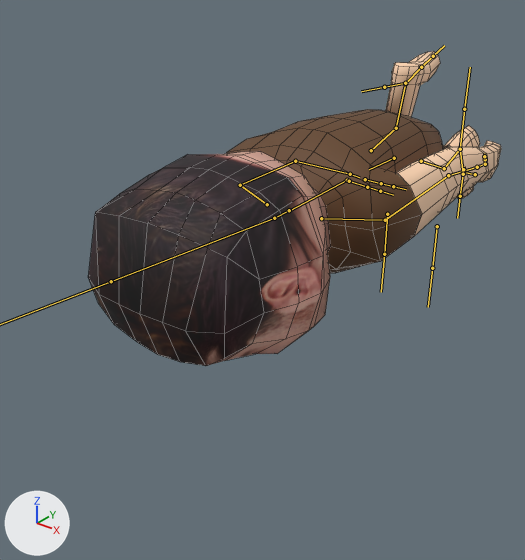
Two versions of the FBX model The-Following/Assets/Models/CharacterNr6 (2ndlegadded/Animations_Zombie2ndLeg.fbx, one commit apart.
One viewpoint serves both versions: a 50 mm camera at (1.8, -3.12, 2.28) aimed at (-0.12, -0.71, 0.79). Arrows for +X, +Y and +Z are at lower left; the lights stay in place. Both versions are drawn at frame 1 of the action 'Armature.001|CharacterAction'; the numbers are the values there. The bones that bend it are drawn over the model as lines. Mesh edges are drawn as thin lines.

The first picture shows 'Character'.
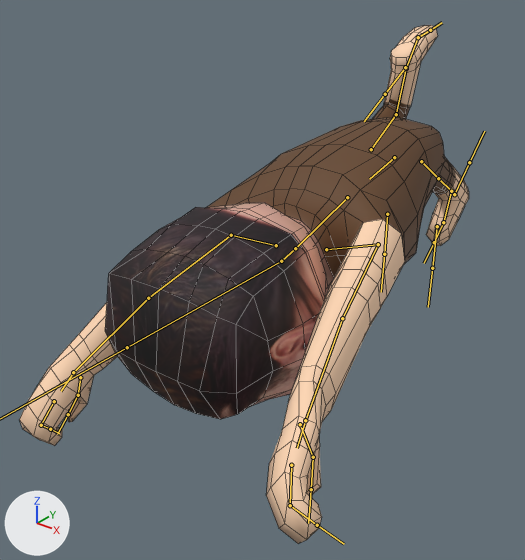
Location of each change, (x1, y1, x2, y2) in pixels of the pictures (525 x 560 px):
'Character', posed (9% wider, 65% taller)
    before: (88, 51, 501, 366)
    after: (19, 25, 469, 544)
bone 'Pelvis', root to tip
    before: (394, 158) to (369, 169)
    after: (394, 157) to (369, 179)
bone 'Chest', root to tip
    before: (347, 180) to (290, 210)
    after: (347, 197) to (296, 248)
bone 'Neck', root to tip
    before: (289, 210) to (274, 218)
    after: (295, 248) to (281, 261)
bone 'Head', root to tip
    before: (274, 218) to (111, 281)
    after: (281, 261) to (127, 347)
bone 'Shoulder.L', root to tip
    before: (321, 218) to (385, 220)
    after: (326, 249) to (378, 244)
bone 'UpperArm.L', root to tip
    before: (385, 220) to (448, 175)
    after: (378, 244) to (342, 318)
bone 'LowerArm.L', root to tip
    before: (448, 175) to (477, 167)
    after: (342, 318) to (305, 420)
bone 'Hand.L', root to tip
    before: (477, 167) to (482, 165)
    after: (305, 420) to (297, 448)
bone 'Fingers02.L', root to tip
    before: (485, 159) to (484, 156)
    after: (290, 505) to (317, 525)
bone 'Shoulder.R', root to tip
    before: (267, 204) to (240, 185)
    after: (276, 245) to (231, 235)
bone 'UpperArm.R', root to tip
    before: (240, 185) to (295, 161)
    after: (231, 235) to (148, 298)
bone 'LowerArm.R', root to tip
    before: (295, 161) to (350, 174)
    after: (148, 298) to (73, 372)
bone 'Hand.R', root to tip
    before: (350, 174) to (359, 177)
    after: (73, 372) to (61, 391)
bone 'Fingers02.R', root to tip
    before: (381, 183) to (393, 186)
    after: (41, 425) to (50, 429)
bone 'UpperLeg.L', root to tip
    before: (421, 161) to (444, 168)
    after: (421, 161) to (438, 178)
bone 'LowerLeg.L', root to tip
    before: (444, 168) to (460, 149)
    after: (438, 178) to (451, 191)
bone 'Foot.L', root to tip
    before: (460, 149) to (463, 174)
    after: (451, 191) to (443, 222)
bone 'UpperLeg.R', root to tip
    before: (371, 150) to (396, 128)
    after: (371, 149) to (396, 114)
bone 'LowerLeg.R', root to tip
    before: (396, 128) to (405, 83)
    after: (396, 114) to (406, 68)
bone 'Foot.R', root to tip
    before: (405, 83) to (421, 67)
    after: (406, 68) to (418, 37)
bone 'Toes.R', root to tip
    before: (421, 67) to (433, 56)
    after: (418, 37) to (430, 30)

What the commit changed:
Bone 'Pelvis' (bone_pelvis) moves from (0.0, -0.027, 0.0) to (0.0, -0.03, -0.001).
Bone 'Pelvis' (bone_pelvis) turns from (2, 0, 0) to (13, -2, 0) degrees about its own x, y and z.
Bone 'Chest' (bone_chest) turns from (0, 1, 0) to (0, 14, -2) degrees about its own x, y and z.
Bone 'Neck' (bone_neck) turns from (0, 0, 0) to (0, -11, 2) degrees about its own x, y and z.
Bone 'Head' (bone_head) turns from (-4, 0, 0) to (-12, 0, 0) degrees about its own x, y and z.
Bone 'Shoulder.L' (bone_shoulder_l) moves from (0.0, 0.0, 0.0) to (-0.003, -0.001, -0.001).
Bone 'Shoulder.L' (bone_shoulder_l) turns from (-3, 8, 0) to (-8, 4, 21) degrees about its own x, y and z.
Bone 'UpperArm.L' (bone_upperarm_l) turns from (1, 4, -85) to (0, -34, 55) degrees about its own x, y and z.
Bone 'LowerArm.L' (bone_lowerarm_l) turns from (18, 6, -10) to (3, 10, -3) degrees about its own x, y and z.
Bone 'Hand.L' (bone_hand_l) turns from (-3, 0, 0) to (14, -35, -6) degrees about its own x, y and z.
Bone 'Fingers02.L' (bone_fingers02_l) turns from (0, 0, 0) to (2, -8, -63) degrees about its own x, y and z.
Bone 'Shoulder.R' (bone_shoulder_r) moves from (0.0, 0.0, 0.0) to (-0.005, 0.002, 0.001).
Bone 'Shoulder.R' (bone_shoulder_r) turns from (-3, -7, 0) to (-9, -9, -22) degrees about its own x, y and z.
Bone 'UpperArm.R' (bone_upperarm_r) turns from (10, -3, 85) to (3, 23, -48) degrees about its own x, y and z.
Bone 'LowerArm.R' (bone_lowerarm_r) turns from (19, -8, 10) to (7, -2, 3) degrees about its own x, y and z.
Bone 'Hand.R' (bone_hand_r) turns from (2, 0, 0) to (10, 33, -3) degrees about its own x, y and z.
Bone 'Fingers02.R' (bone_fingers02_r) turns from (0, 0, 0) to (20, -2, 72) degrees about its own x, y and z.
Bone 'UpperLeg.L' (bone_upperleg_l) turns from (19, -4, -1) to (42, -6, -7) degrees about its own x, y and z.
Bone 'LowerLeg.L' (bone_lowerleg_l) turns from (-28, -1, -4) to (5, 0, 1) degrees about its own x, y and z.
Bone 'Foot.L' (bone_foot_l) turns from (-10, 6, -1) to (-13, 4, 5) degrees about its own x, y and z.
Bone 'UpperLeg.R' (bone_upperleg_r) turns from (-14, -1, -2) to (-18, -3, -1) degrees about its own x, y and z.
Bone 'LowerLeg.R' (bone_lowerleg_r) turns from (-72, 6, 9) to (-53, 4, 7) degrees about its own x, y and z.
Bone 'Foot.R' (bone_foot_r) turns from (-2, -6, 7) to (32, -5, 3) degrees about its own x, y and z.
Bone 'Toes.R' (bone_toes_r) turns from (-22, 0, 0) to (15, 0, 0) degrees about its own x, y and z.
